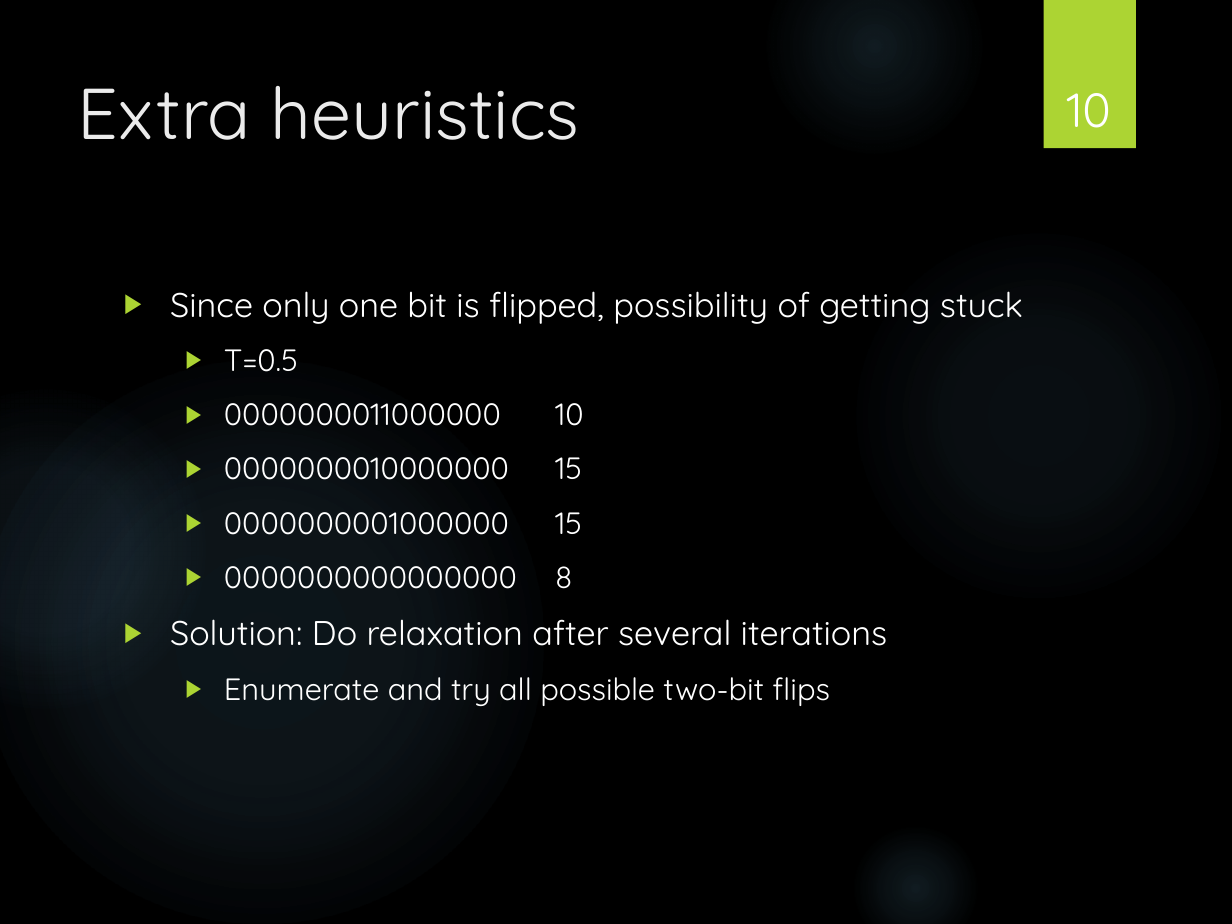
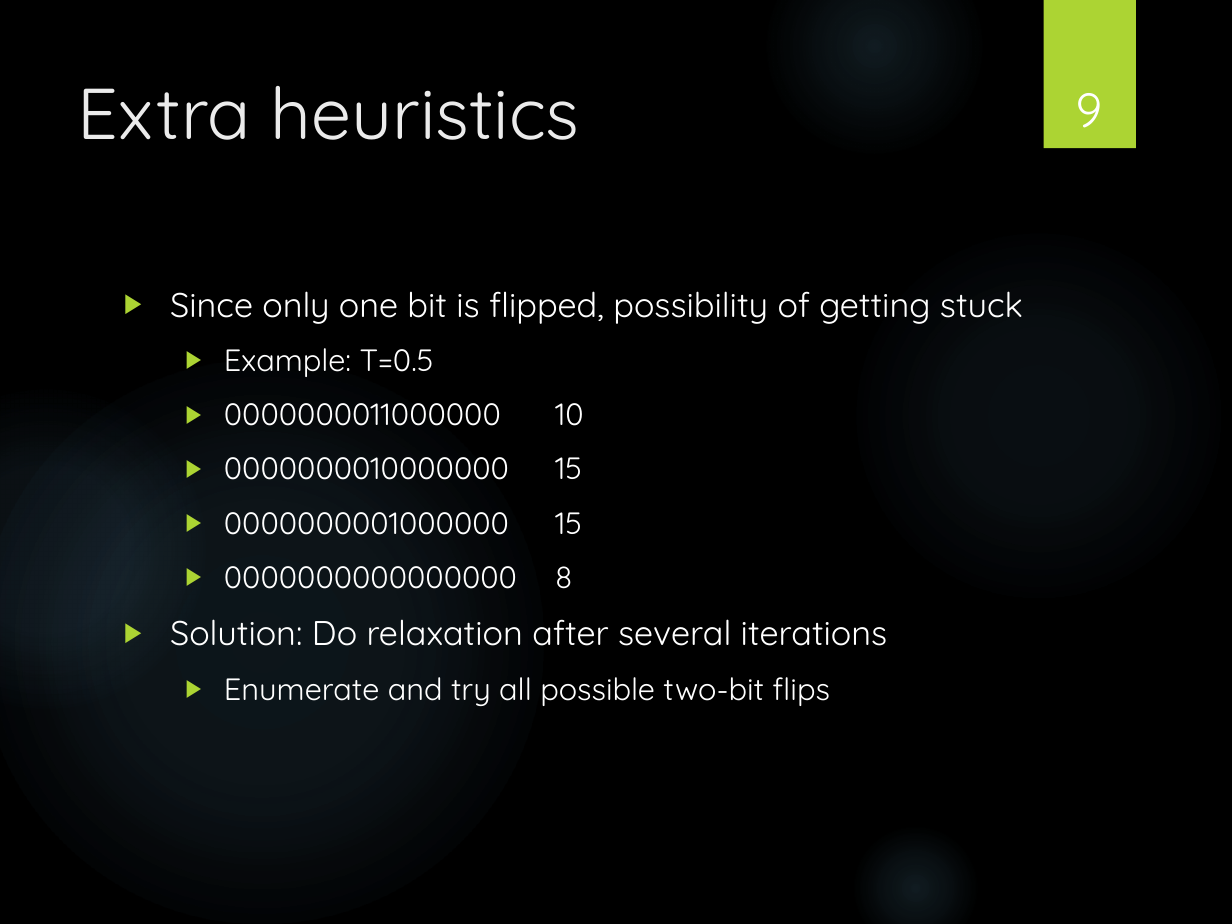
Before and after one commit to caoyuan96421/cmoslm, a slide deck: slide 9 of 6.374_FinalPrj.pptx (slide 10 before the commit). Drawn at 1232x924 pixels with LibreOffice and Linux fonts; fonts in the diff are those of the drawing; background and template pictures are left out. Boxes give left, top, right and bottom in pixels: in the first picture for what was removed or moved away, otherwise in the second. Text is boxed around its words. In the diff, an @@ line names an element or a change of style, - is before the commit and + after.

```diff
--- a/6.374_FinalPrj.pptx
+++ b/6.374_FinalPrj.pptx
@@ page number at bbox=[1076, 93, 1103, 128]: text changed @@
-10
+9
@@ text at bbox=[224, 348, 434, 377]: text changed @@
-  ▶ T=0.5
+  ▶ Example: T=0.5
```
Also in this commit, not shown: 4 other slides changed, 1 slide added, 1 slide removed, 8 other files.
